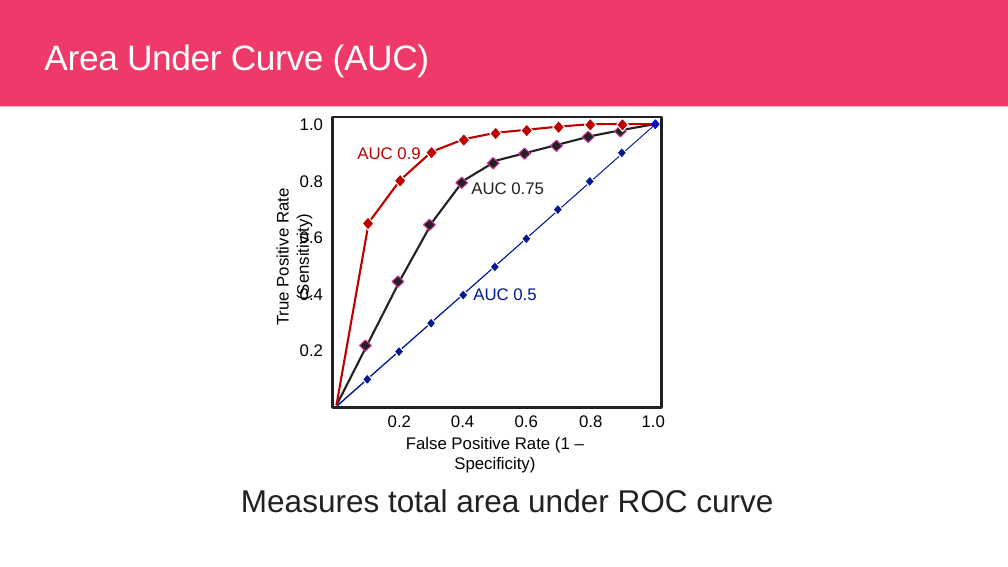
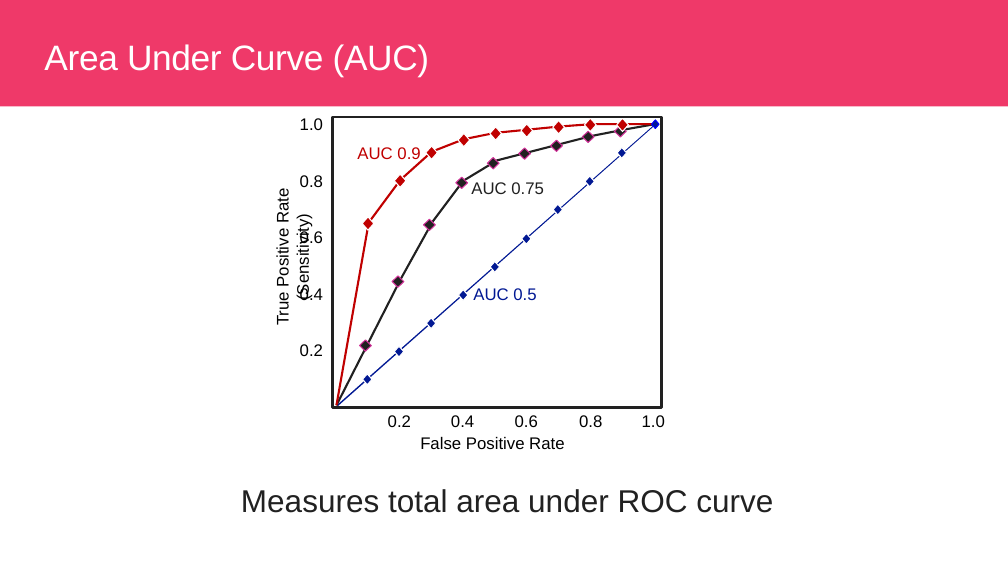
Before and after one commit to javediahmed/misc, a slide deck: slide 30 of Classification_Error_Metrics.pptx. Drawn at 1008x567 pixels with LibreOffice and Linux fonts; fonts in the diff are those of the drawing; background and template pictures are left out. Boxes give left, top, right and bottom in pixels: in the first picture for what was removed or moved away, otherwise in the second. Text is boxed around its words. In the diff, an @@ line names an element or a change of style, - is before the commit and + after.

```diff
--- a/Classification_Error_Metrics.pptx
+++ b/Classification_Error_Metrics.pptx
@@ text at bbox=[420, 437, 564, 449]: text changed @@
-False Positive Rate (1 – Specificity)
+False Positive Rate
```
Also in this commit, not shown: 2 other slides changed, 1 other file.
